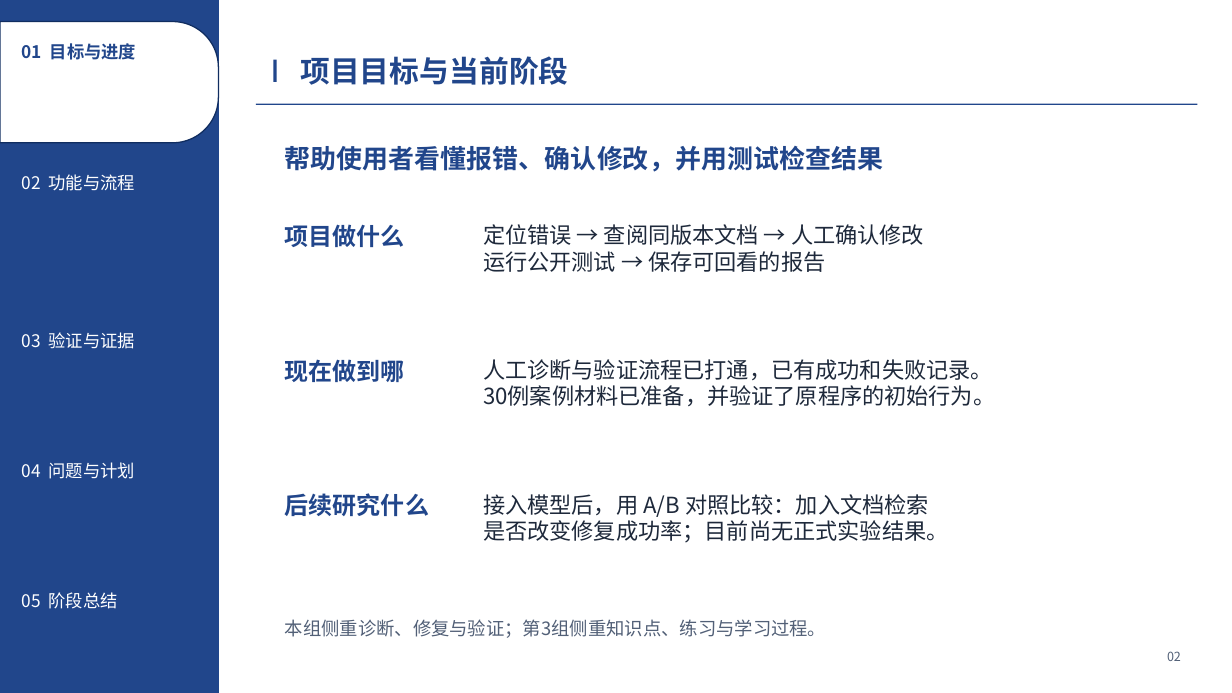
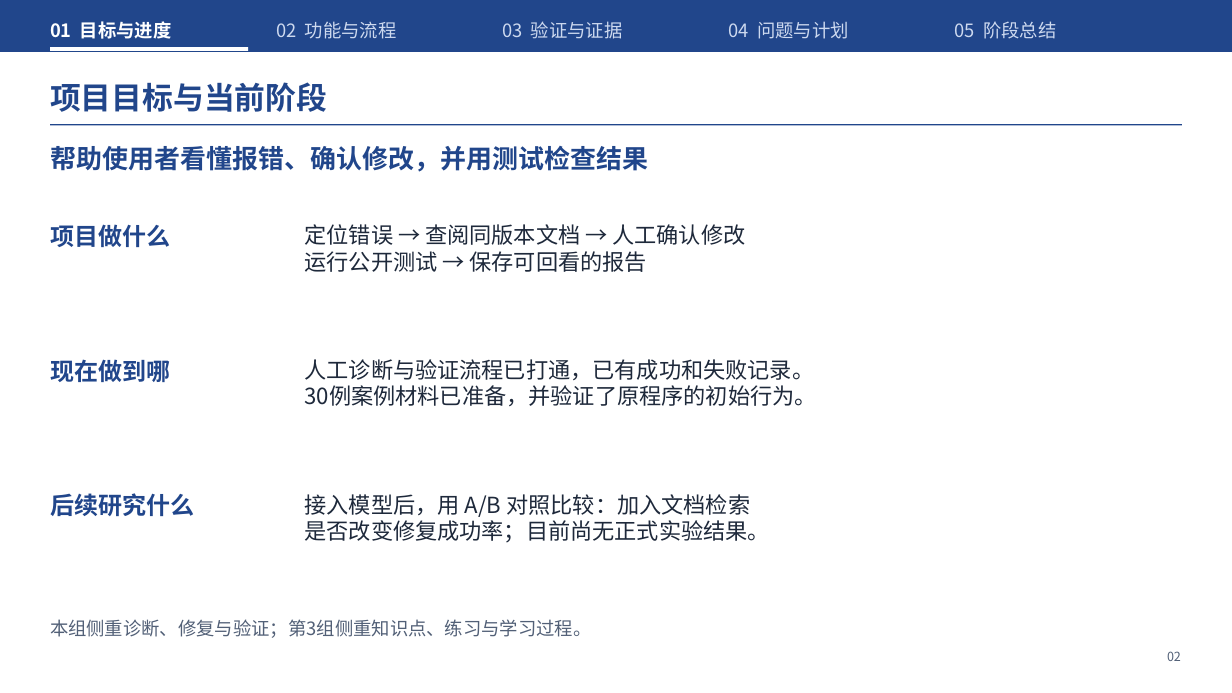
Before and after one commit to Frank72316/cangjie-code-doctor, a slide deck: slide 2 of docs/midterm-defense.pptx. Drawn at 1232x693 pixels with LibreOffice and Linux fonts; fonts in the diff are those of the drawing. Boxes give left, top, right and bottom in pixels: in the first picture for what was removed or moved away, otherwise in the second. Text is boxed around its words. In the diff, an @@ line names an element or a change of style, - is before the commit and + after.

```diff
--- a/docs/midterm-defense.pptx
+++ b/docs/midterm-defense.pptx
@@ rectangle: place and size @@
-rectangle at bbox=[0, 0, 218, 693]
+rectangle at bbox=[0, 0, 1232, 52]
@@ round same rect removed at bbox=[0, 22, 219, 143] @@
@@ text "01 目标与进度": place and size @@
-text "01 目标与进度" at bbox=[22, 43, 136, 60]
+text "01 目标与进度" at bbox=[50, 21, 172, 39]
@@ text "01 目标与进度" at bbox=[50, 21, 172, 39]: size 13.5 to 14.2 pt, text colour #21468B to #FFFFFF @@
@@ text "02 功能与流程": place and size @@
-text "02 功能与流程" at bbox=[22, 174, 135, 191]
+text "02 功能与流程" at bbox=[276, 21, 397, 39]
@@ text "03 验证与证据": place and size @@
-text "03 验证与证据" at bbox=[22, 332, 135, 349]
+text "03 验证与证据" at bbox=[502, 21, 623, 39]
@@ text "04 问题与计划": place and size @@
-text "04 问题与计划" at bbox=[22, 462, 135, 479]
+text "04 问题与计划" at bbox=[729, 21, 849, 39]
@@ size 13.5 to 14.2 pt, text colour #FFFFFF to #CDD9EF in 4 elements at bbox=[276, 21, 397, 39], bbox=[502, 21, 623, 39], bbox=[729, 21, 849, 39], bbox=[955, 21, 1056, 39] @@
@@ text "05 阶段总结": place and size @@
-text "05 阶段总结" at bbox=[22, 592, 118, 609]
+text "05 阶段总结" at bbox=[955, 21, 1056, 39]
@@ rectangle added at bbox=[50, 47, 249, 51], fill #FFFFFF @@
@@ text "项目目标与当前阶段": place and size @@
-text "项目目标与当前阶段" at bbox=[300, 56, 568, 85]
+text "项目目标与当前阶段" at bbox=[50, 82, 327, 112]
@@ text "项目目标与当前阶段" at bbox=[50, 82, 327, 112]: size 23.2 to 24 pt @@
@@ rectangle removed at bbox=[274, 60, 277, 82] @@
@@ text "帮助使用者看懂报错、确认修改，并用测试检查结果": place and size @@
-text "帮助使用者看懂报错、确认修改，并用测试检查结果" at bbox=[285, 146, 883, 172]
+text "帮助使用者看懂报错、确认修改，并用测试检查结果" at bbox=[50, 146, 648, 172]
@@ rectangle: place and size @@
-rectangle at bbox=[256, 104, 1198, 104]
+rectangle at bbox=[50, 124, 1182, 125]
@@ text "项目做什么": place and size @@
-text "项目做什么" at bbox=[285, 224, 405, 247]
+text "项目做什么" at bbox=[50, 224, 170, 247]
@@ text "定位错误 → 查阅同版本文档 → 人工确认修改": place and size @@
-text "定位错误 → 查阅同版本文档 → 人工确认修改" at bbox=[483, 224, 924, 272]
+text "定位错误 → 查阅同版本文档 → 人工确认修改" at bbox=[305, 224, 745, 272]
@@ text "现在做到哪": place and size @@
-text "现在做到哪" at bbox=[285, 359, 405, 382]
+text "现在做到哪" at bbox=[50, 359, 170, 382]
@@ text "人工诊断与验证流程已打通，已有成功和失败记录。": place and size @@
-text "人工诊断与验证流程已打通，已有成功和失败记录。" at bbox=[483, 359, 995, 406]
+text "人工诊断与验证流程已打通，已有成功和失败记录。" at bbox=[305, 359, 817, 406]
@@ text "后续研究什么": place and size @@
-text "后续研究什么" at bbox=[285, 493, 429, 516]
+text "后续研究什么" at bbox=[50, 493, 194, 516]
@@ text "接入模型后，用 A/B 对照比较：加入文档检索": place and size @@
-text "接入模型后，用 A/B 对照比较：加入文档检索" at bbox=[483, 494, 948, 543]
+text "接入模型后，用 A/B 对照比较：加入文档检索" at bbox=[305, 494, 770, 543]
@@ text "本组侧重诊断、修复与验证；第3组侧重知识点、练习与学习过程。": place and size @@
-text "本组侧重诊断、修复与验证；第3组侧重知识点、练习与学习过程。" at bbox=[285, 619, 826, 638]
+text "本组侧重诊断、修复与验证；第3组侧重知识点、练习与学习过程。" at bbox=[50, 619, 591, 638]
```
Also in this commit, not shown: 10 other slides changed, 6 other files.
